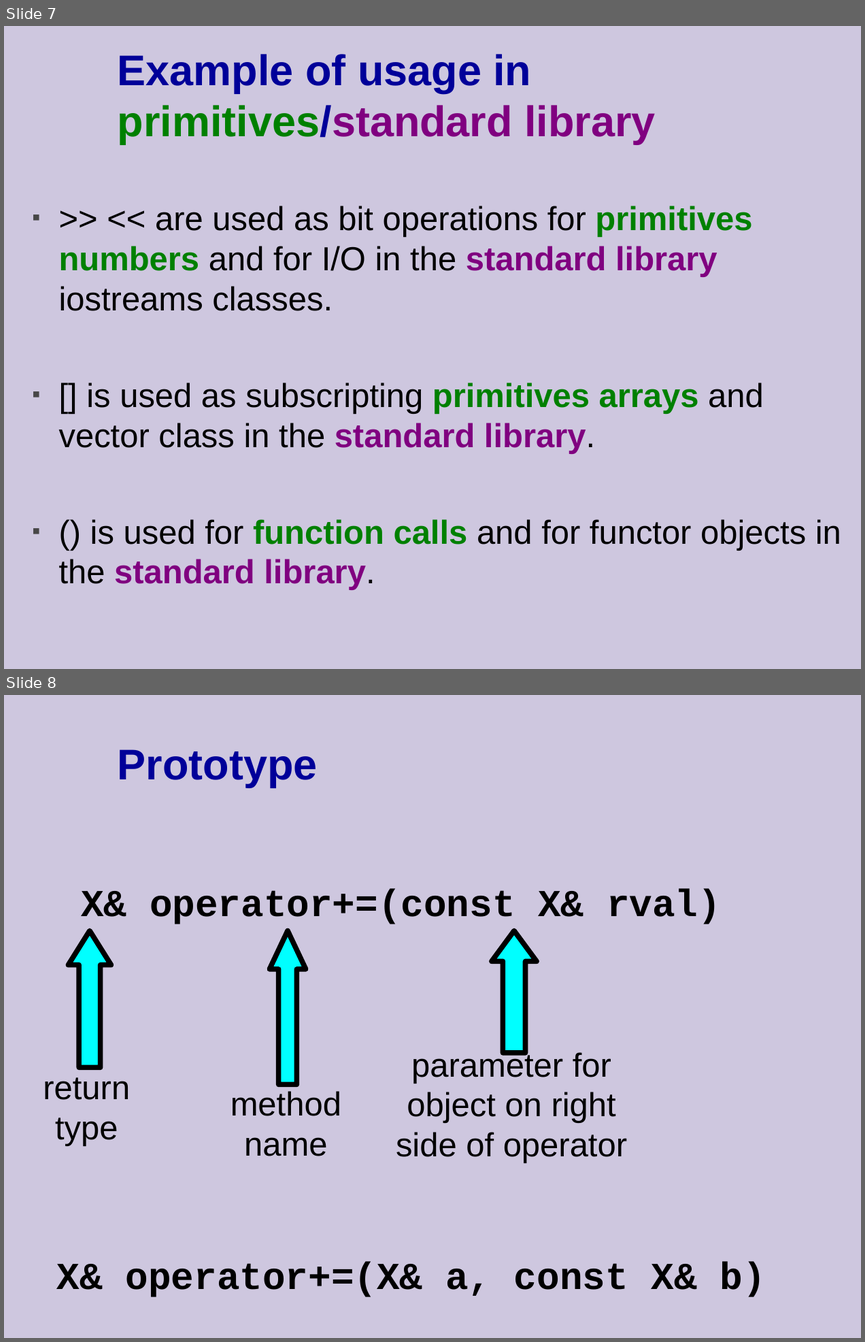
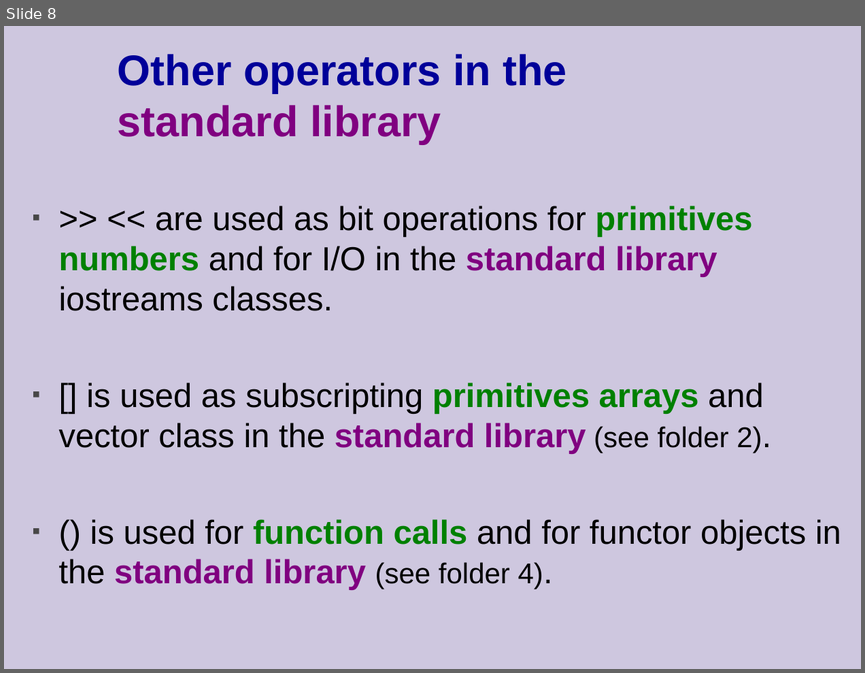
Before and after one commit to cpp-at-ariel/cpp-5779, a slide deck: 04-const-friend-operators/slides-2-operators.odp. Shown one above the other, each under a label of ours: slides 7 and 8 before the commit, slide 8 after it. The pictures are 865x1342 and 865x673 pixels, drawn with LibreOffice and Linux fonts; fonts in the diff are those of the drawing. Boxes give left, top, right and bottom in pixels: in the first picture for what was removed or moved away, otherwise in the second. Text is boxed around its words. In the diff, an @@ line names an element or a change of style, - is before the commit and + after.

```diff
--- a/04-const-friend-operators/slides-2-operators.odp
+++ b/04-const-friend-operators/slides-2-operators.odp
@@ slide 8 removed at box(4, 695, 861, 1338), background #CEC7DF @@
@@ title removed at box(118, 749, 317, 787) @@
-Prototype
@@ text removed at box(81, 888, 721, 924) @@
-X& operator+=(const X& rval)
@@ freeform shape removed at box(68, 930, 111, 1067) @@
@@ freeform shape removed at box(270, 930, 306, 1084) @@
@@ freeform shape removed at box(492, 930, 536, 1052) @@
@@ free removed at box(387, 1038, 636, 1167) @@
-parameter for
-object on right
-side of operator
@@ free removed at box(35, 1062, 139, 1151) @@
-return
-type
@@ free removed at box(222, 1078, 350, 1167) @@
-method
-name
@@ text removed at box(57, 1261, 765, 1297) @@
-X& operator+=(X& a, const X& b)
@@ what was slide 7 is now slide 8 @@
@@ slide 8 changed as well @@
@@ title at box(118, 54, 566, 144): text changed @@
-Example of usage in primitives/standard library
+Other operators in the
+standard library
@@ text at box(59, 382, 841, 590): text changed @@
-▪ [] is used as subscripting primitives arrays and vector class in the standard library.
-▪ () is used for function calls and for functor objects in the standard library.
+▪ [] is used as subscripting primitives arrays and vector class in the standard library (see folder 2).
+▪ () is used for function calls and for functor objects in the standard library (see folder 4).
```
Also in this commit, not shown: 6 other slides changed, 2 slides added, 2 other slides removed, 11 other files.
